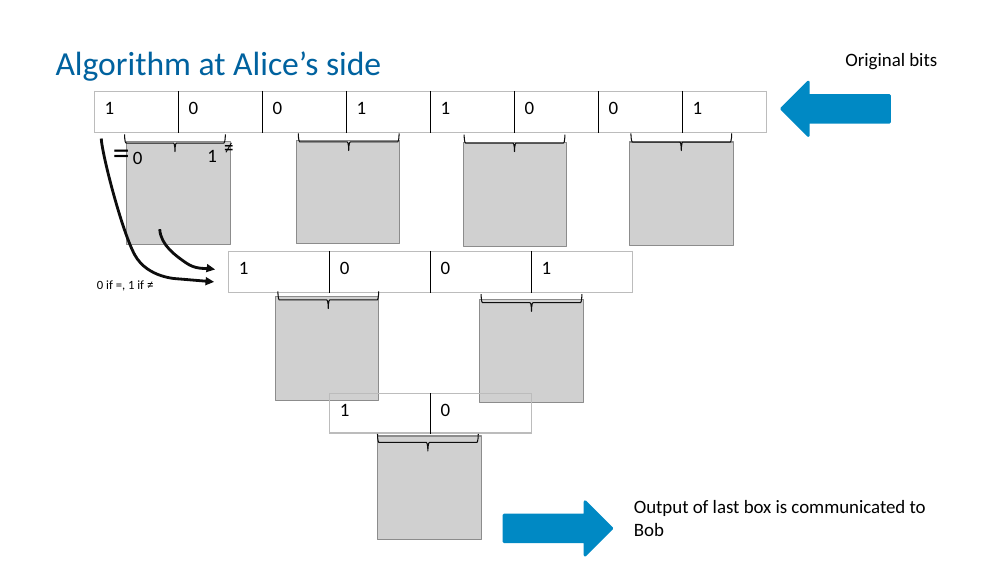
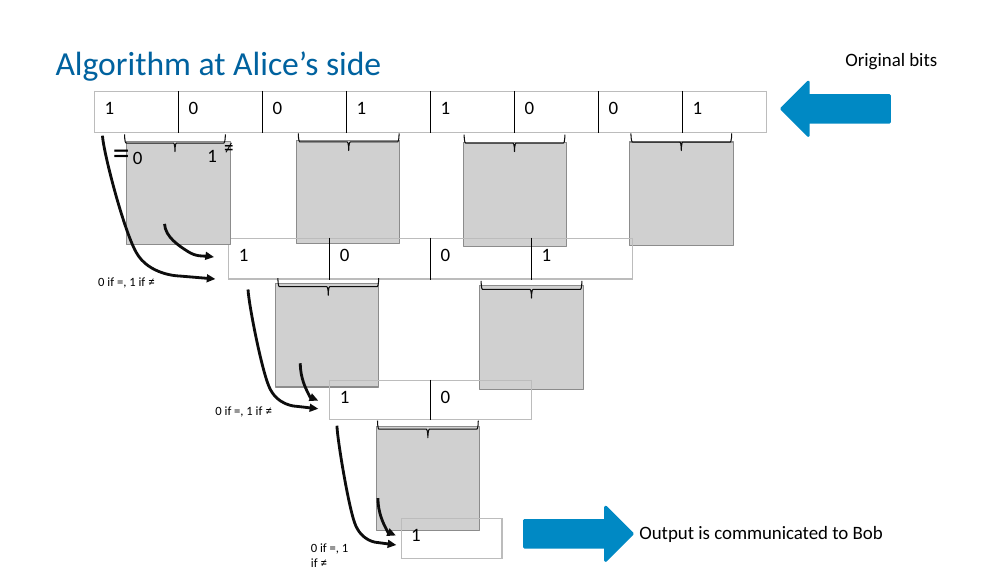
Before and after one commit to robhendrik/QSeaBattle, a slide deck: slide 1 of presentation/Algorithm for Pyramid model.pptx. Drawn at 1008x567 pixels with LibreOffice and Linux fonts; fonts in the diff are those of the drawing; grey boxes stand for pictures. Boxes give left, top, right and bottom in pixels: in the first picture for what was removed or moved away, otherwise in the second. Text is boxed around its words. In the diff, an @@ line names an element or a change of style, - is before the commit and + after.

```diff
--- a/presentation/Algorithm for Pyramid model.pptx
+++ b/presentation/Algorithm for Pyramid model.pptx
@@ freeform shape at (x1=103, y1=136, x2=216, y2=279): outline redrawn @@
@@ freeform shape resized from (x1=160, y1=229, x2=217, y2=269) to (x1=164, y1=224, x2=215, y2=257) @@
@@ freeform shape added at (x1=248, y1=289, x2=319, y2=408), outline #0D0D0D 2 pt @@
@@ 3 right braces, 2 pictures, 2 tables moved together from (x1=229, y1=251, x2=632, y2=451) to (x1=229, y1=238, x2=632, y2=438) @@
@@ freeform shape added at (x1=300, y1=363, x2=319, y2=400), outline #0D0D0D 2 pt @@
@@ text added at (x1=215, y1=406, x2=263, y2=415), 9 pt, text #000000 @@
+0 if =, 1 if ≠
@@ freeform shape added at (x1=337, y1=425, x2=396, y2=544), outline #0D0D0D 2 pt @@
@@ picture moved from (x1=377, y1=436, x2=481, y2=540) to (x1=376, y1=426, x2=480, y2=530) @@
@@ freeform shape added at (x1=378, y1=498, x2=396, y2=535), outline #0D0D0D 2 pt @@
@@ right arrow moved from (x1=504, y1=502, x2=612, y2=555) to (x1=524, y1=507, x2=632, y2=560) @@
@@ table added at (x1=401, y1=519, x2=502, y2=559), 1 rows, 1 columns @@
+1
@@ text at (x1=639, y1=526, x2=883, y2=542): text changed @@
-Output of last box is communicated to Bob
+Output is communicated to Bob
@@ text added at (x1=311, y1=543, x2=348, y2=552), 9 pt, text #000000 @@
+0 if =, 1 if ≠
```
Also in this commit, not shown: 31 other files.
